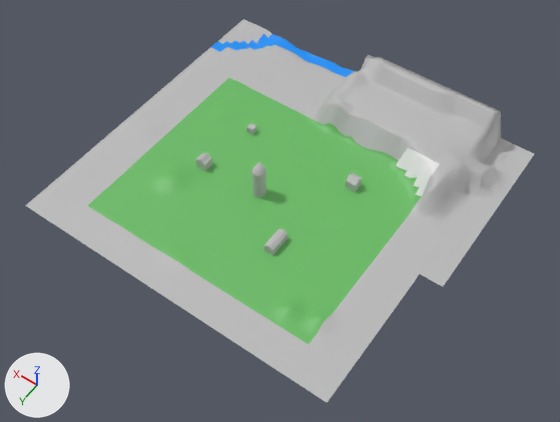
Two versions of the FBX model Frazer Level/Exported Model.fbx, one commit apart.
Rendered twice from a camera (50 mm lens) standing at (-6.13, 7.45, 12.14) and looking at (-0.54, -0.38, -0.16). Every picture has the same lights, and +X, +Y and +Z are marked at lower left. Where no turn or scale is listed for an object, it has been applied to the vertices.

Before the edit, the objects in view are built like this:
```python
me_mesh_001 = bpy.data.meshes.new('Mesh.001')
me_mesh_001.from_pydata(...)  # 3180 vertices, 2750 faces; spans x -3.84..3.84, y -3.6..3.6, z -0.37..0.72
# faces by material slot: [1510, 56, 13, 1171]
me_mesh_001.materials.append(mat_lambert1)  # grey #bcbcbc
me_mesh_001.materials.append(mat_lambert3)  # blue #0090f7
me_mesh_001.materials.append(mat_grass_and_mushrooms_pasted__mushroom3_2)  # white #e7e7e7
me_mesh_001.materials.append(mat_lambert2)  # green #69bc64
ob_pplane9 = bpy.data.objects.new('pPlane9', me_mesh_001)
ob_pplane9.location = (-0.24, -1.03, 0.21)
```
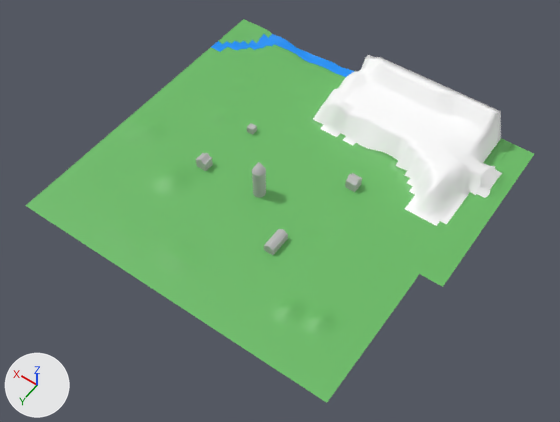
Diff of the bpy script that builds the scene:
```diff
--- a/Frazer Level/Exported Model.fbx.py
+++ b/Frazer Level/Exported Model.fbx.py
@@ mat_snow @@
+mat_snow = principled_material('Snow')
+mat_snow.base_color = (1.0, 1.0, 1.0)  # white #ffffff
@@ me_mesh_001 @@
 me_mesh_001.from_pydata(...)  # 3180 vertices, 2750 faces; spans x -3.84..3.84, y -3.6..3.6, z -0.37..0.72
 # used by ob_pplane9; location = (-0.24, -1.03, 0.21)
+# me_mesh_001 part 1: 1103 of the faces centred in x -3.82..3.77, y -3.55..3.53, z -0.29..-0.15 switch from mat_lambert1 (grey #bcbcbc) to mat_lambert2 (green #69bc64)
+# me_mesh_001 part 2: 407 of the faces centred in x -3.48..0.46, y -3.53..-0.79, z -0.21..0.66 switch from mat_lambert1 (grey #bcbcbc) to mat_snow (white #ffffff)
+# me_mesh_001 part 3: all 13 faces that had it switch from mat_grass_and_mushrooms_pasted__mushroom3_2 (white #e7e7e7) to mat_snow (white #ffffff)
+# me_mesh_001 part 4: 5 of the faces centred in x -2.42..-2.13, y -1.37..-0.79, z -0.19..-0.12 switch from mat_lambert2 (green #69bc64) to mat_snow (white #ffffff)
+# me_mesh_001 part 5: 5 of the faces centred in x -0.55..0.17, y -1.65..-1.62, z -0.18..-0.14 switch from mat_lambert2 (green #69bc64) to mat_snow (white #ffffff)
 me_mesh_001.materials.append(mat_lambert3)
```

Where the change shows, as pixel boxes [x1, y1, x2, y2] in the pictures (560 x 422 px):
part 1 of me_mesh_001, recoloured (grey to green): [26, 19, 534, 403] in both
part 2 of me_mesh_001, recoloured (grey to white): [313, 55, 502, 226] in both
part 3 of me_mesh_001, recoloured: [396, 148, 439, 196] in both
part 4 of me_mesh_001, recoloured (green to white): [405, 177, 421, 212] in both
part 5 of me_mesh_001, recoloured (green to white): [320, 123, 356, 146] in both
